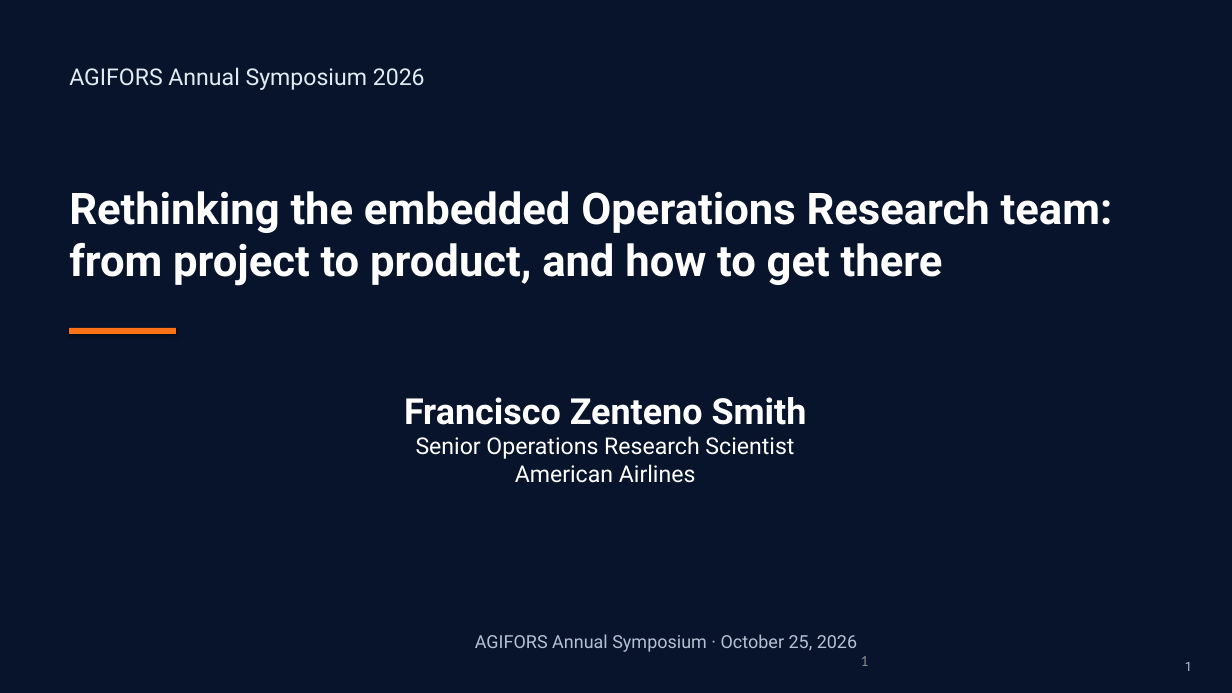
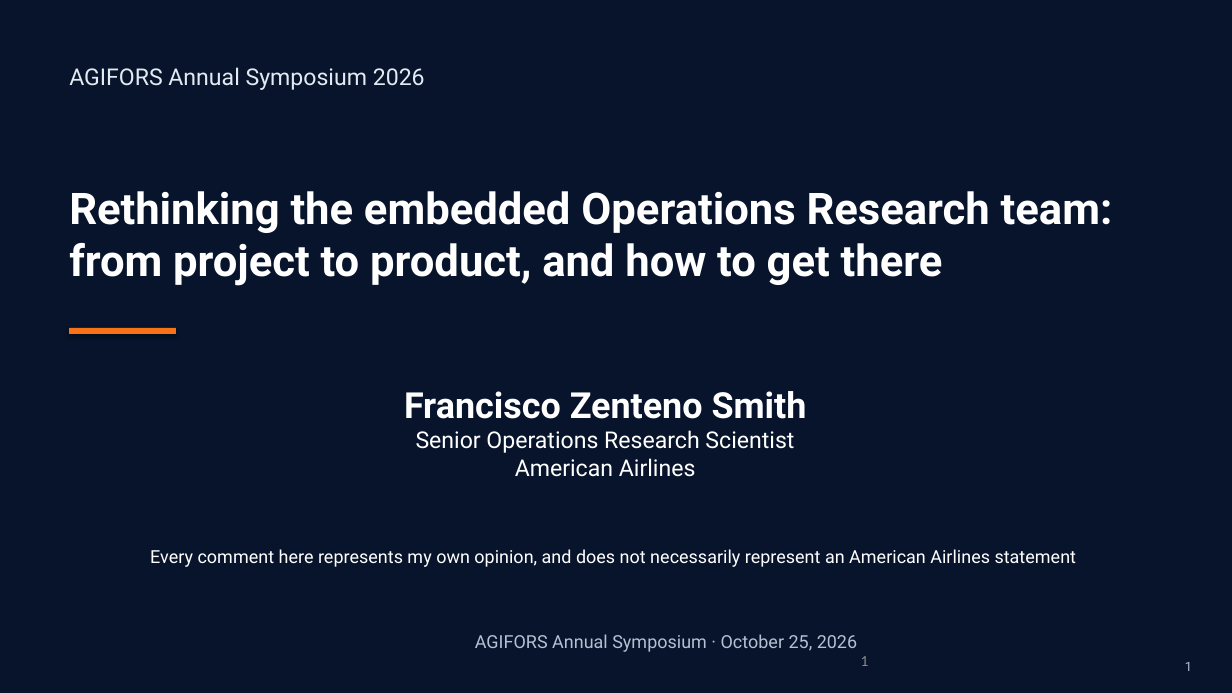
Before and after one commit to sefop/sefop-training-hub, a slide deck: slide 1 of workshops/2026-10-25-agifors-annual-symposium/agifors-sefop.pptx. Drawn at 1232x693 pixels with LibreOffice and Linux fonts; fonts in the diff are those of the drawing. Boxes give left, top, right and bottom in pixels: in the first picture for what was removed or moved away, otherwise in the second. Text is boxed around its words. In the diff, an @@ line names an element or a change of style, - is before the commit and + after.

```diff
--- a/workshops/2026-10-25-agifors-annual-symposium/agifors-sefop.pptx
+++ b/workshops/2026-10-25-agifors-annual-symposium/agifors-sefop.pptx
@@ text "Francisco Zenteno Smith": place and size @@
-text "Francisco Zenteno Smith" at [404,397,807,483]
+text "Francisco Zenteno Smith" at [404,391,807,477]
@@ text added at [150,549,1077,567], 14 pt, text #FFFFFF @@
+Every comment here represents my own opinion, and does not necessarily represent an American Airlines statement
```
Also in this commit, not shown: 1 other slide changed, 10 slides added, 11 slides removed, 1 other file.
